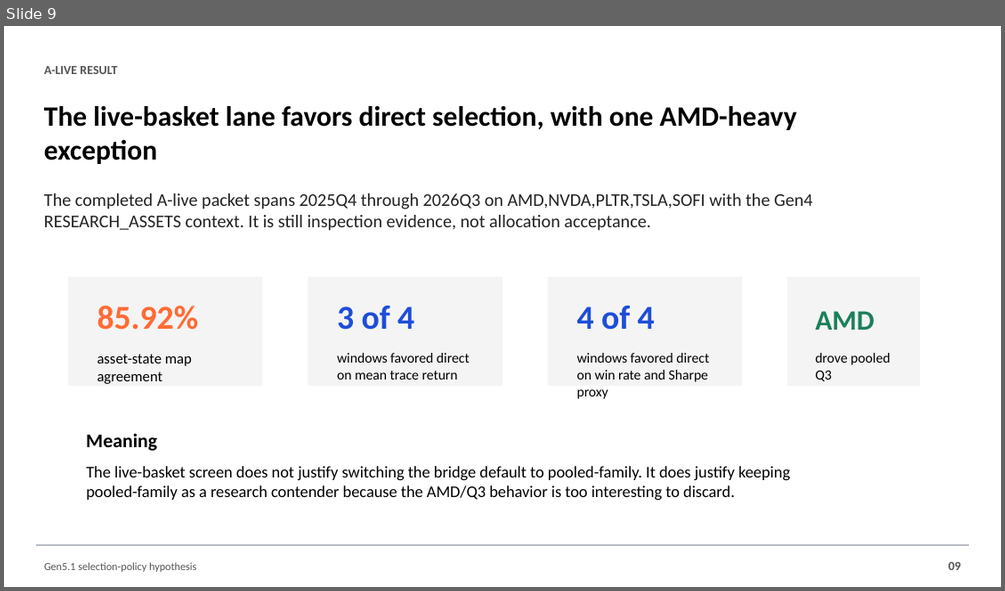
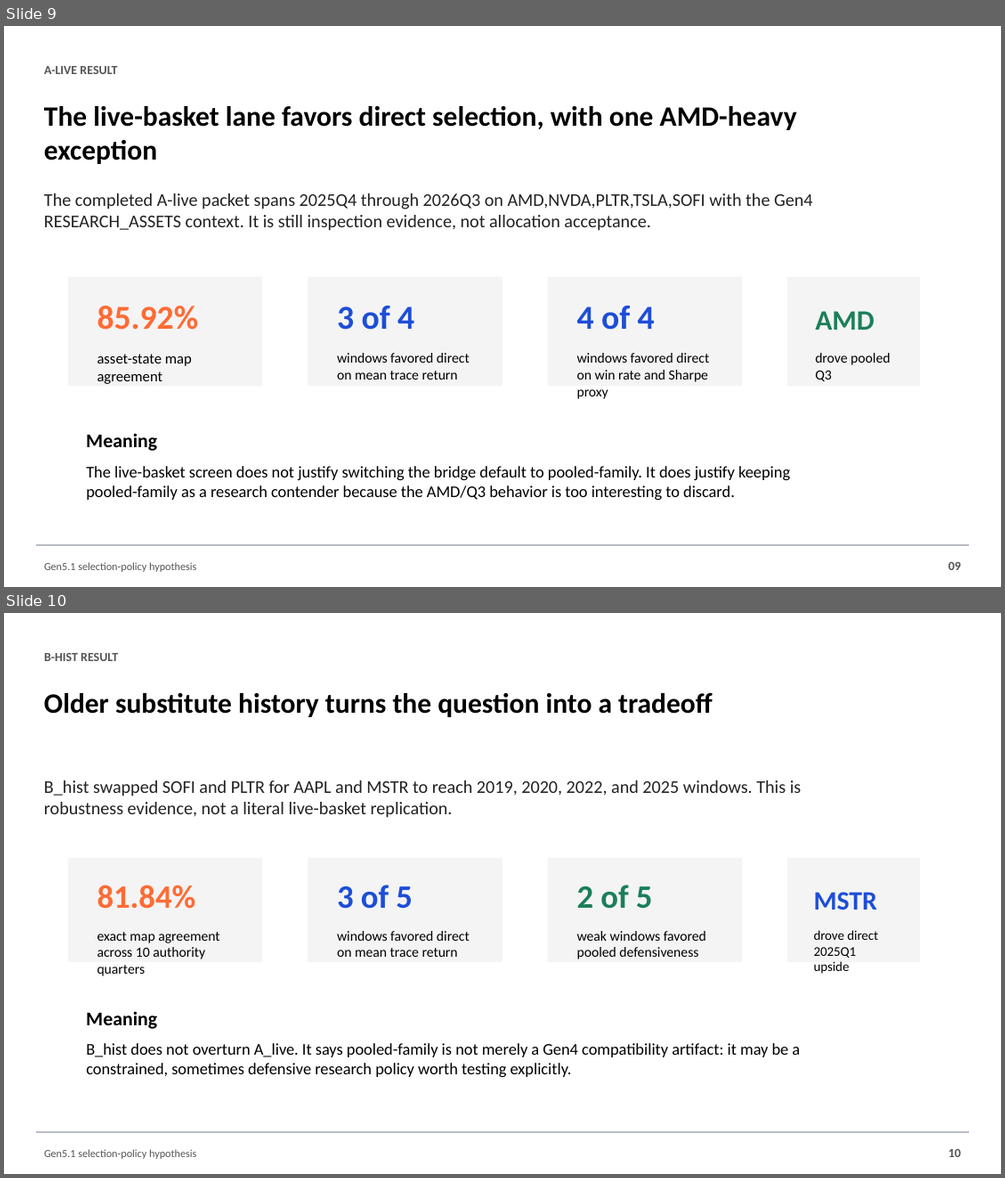
Before and after one commit to Francisc0Franc0/Time-Series-Modeling-Gen5, a slide deck: presentations/gen5_selection_policy_hypothesis.pptx. Shown one above the other, each under a label of ours: slide 9 before the commit, slides 9 and 10 after it. The pictures are 1005x591 and 1005x1178 pixels, drawn with LibreOffice and Linux fonts; fonts in the diff are those of the drawing. Boxes give left, top, right and bottom in pixels: in the first picture for what was removed or moved away, otherwise in the second. Text is boxed around its words. In the diff, an @@ line names an element or a change of style, - is before the commit and + after.

Commit message:
Complete B-hist selection policy readout

```diff
--- a/presentations/gen5_selection_policy_hypothesis.pptx
+++ b/presentations/gen5_selection_policy_hypothesis.pptx
@@ slide 10 added at [4,613,1001,1174], background #FFFFFF @@
@@ text added at [44,653,118,661], 12 pt, text #555555, bold @@
+B-HIST RESULT
@@ text added at [44,693,712,717], 27 pt, text #000000, bold @@
+Older substitute history turns the question into a tradeoff
@@ text added at [44,780,801,818], 17.2 pt, text #222222 @@
+B_hist swapped SOFI and PLTR for AAPL and MSTR to reach 2019, 2020, 2022, and 2025 windows. This is robustness evidence, not a literal live-basket replication.
@@ rectangle added at [67,858,262,962], fill #F4F4F4 @@
@@ rectangle added at [307,858,502,962], fill #F4F4F4 @@
@@ rectangle added at [548,858,742,962], fill #F4F4F4 @@
@@ rectangle added at [788,858,920,962], fill #F4F4F4 @@
@@ text added at [97,884,196,908], 31.5 pt, text #FF6B35, bold @@
+81.84%
@@ text added at [337,884,413,908], 31.5 pt, text #1D4ED8, bold @@
+3 of 5
@@ text added at [577,884,653,908], 31.5 pt, text #1B7F5A, bold @@
+2 of 5
@@ text added at [814,892,877,909], 25.5 pt, text #1D4ED8, bold @@
+MSTR
@@ text added at [97,932,219,976], 13.5 pt, text #000000 @@
+exact map agreement across 10 authority quarters
@@ text added at [337,931,469,957], 13.5 pt, text #000000 @@
+windows favored direct on mean trace return
@@ text added at [577,931,706,959], 13.5 pt, text #000000 @@
+weak windows favored pooled defensiveness
@@ text added at [814,930,878,973], 12.8 pt, text #000000 @@
+drove direct 2025Q1 upside
@@ text added at [86,1011,157,1029], 18.8 pt, text #000000, bold @@
+Meaning
@@ text added at [86,1043,800,1077], 15.8 pt, text #000000 @@
+B_hist does not overturn A_live. It says pooled-family is not merely a Gen4 compatibility artifact: it may be a constrained, sometimes defensive research policy worth testing explicitly.
@@ rectangle added at [37,1132,969,1133], fill #B8BCC4, outline #B8BCC4 0 pt @@
@@ text added at [44,1149,196,1159], 10.5 pt, text #555555 @@
+Gen5.1 selection-policy hypothesis
@@ text added at [948,1149,961,1157], 12 pt, text #555555, bold @@
+10
```
Also in this commit, not shown: 1 slide changed, 2 other slides added, 1 slide removed, 5 other files.
